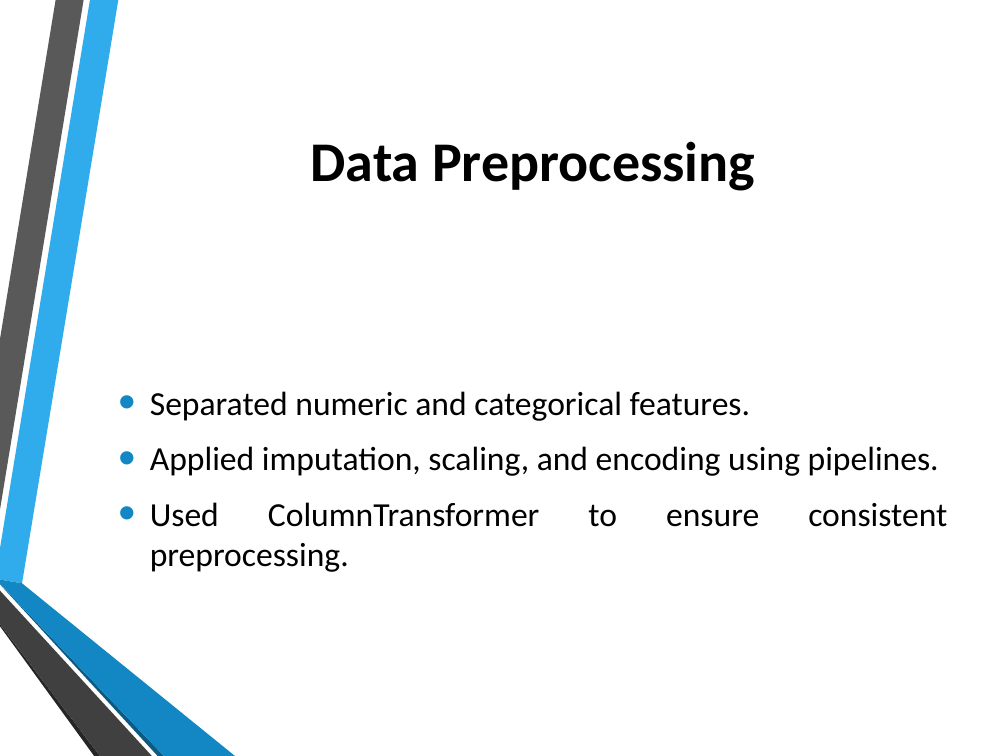
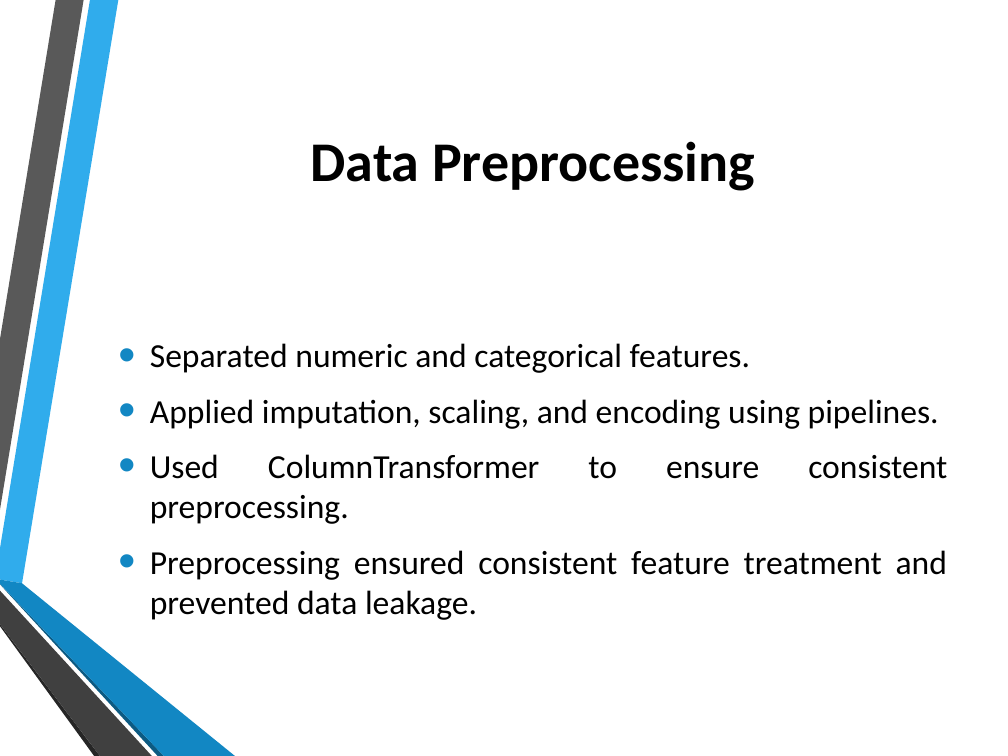
Before and after one commit to klydia22/Phase_3_Project-Telco_Customer_Churn_Prediction, a slide deck: slide 5 of reports/Telco_Customer_Churn_Presentation.pptx. Drawn at 1008x756 pixels with LibreOffice and Linux fonts; fonts in the diff are those of the drawing; background and template pictures are left out. Boxes give left, top, right and bottom in pixels: in the first picture for what was removed or moved away, otherwise in the second. Text is boxed around its words. In the diff, an @@ line names an element or a change of style, - is before the commit and + after.

```diff
--- a/reports/Telco_Customer_Churn_Presentation.pptx
+++ b/reports/Telco_Customer_Churn_Presentation.pptx
@@ text at (x1=150, y1=550, x2=947, y2=620): paragraph added @@
+• Preprocessing ensured consistent feature treatment and prevented data leakage.
```
Also in this commit, not shown: 5 other slides changed, 1 slide added, 4 other files.
